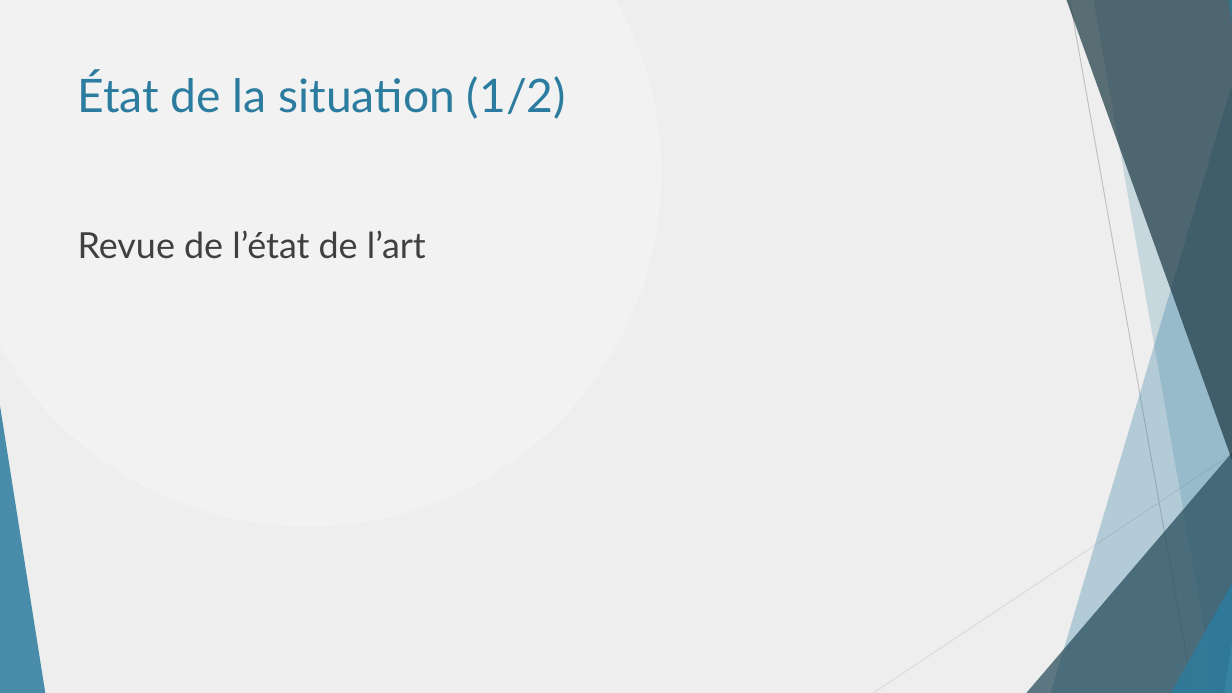
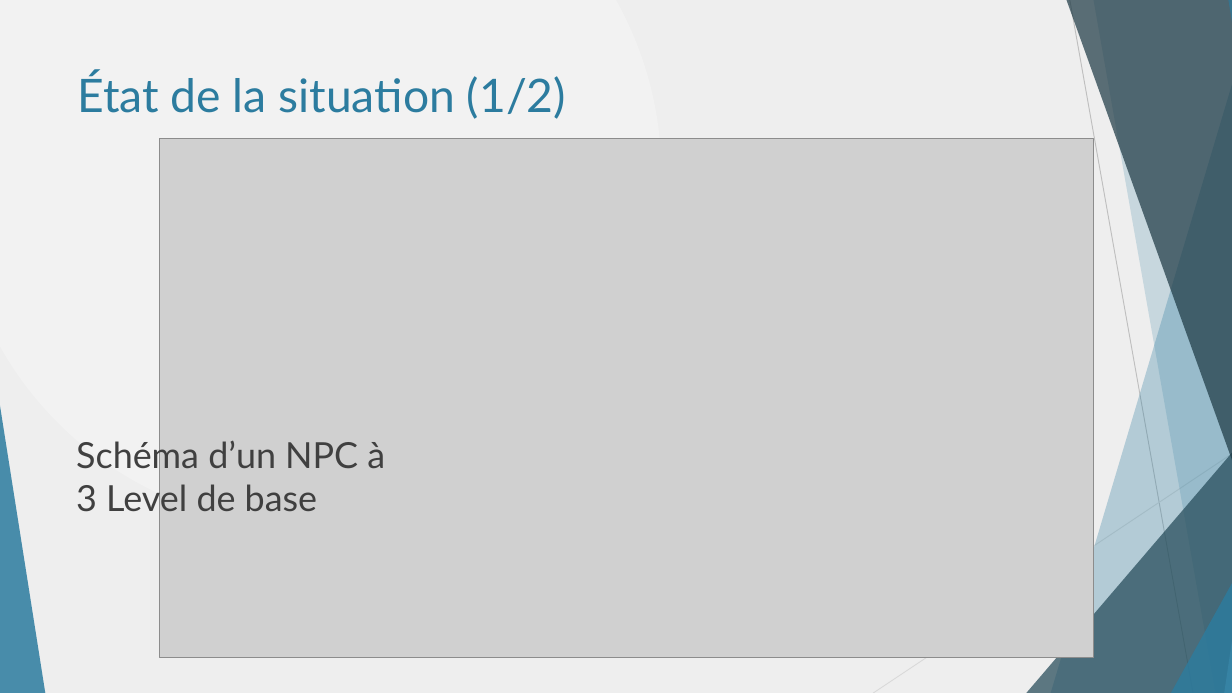
Before and after one commit to danthib76/DesignIV, a slide deck: slide 9 of Remise/Remise 1/Presentation_Remise_1.pptx. Drawn at 1232x693 pixels with LibreOffice and Linux fonts; fonts in the diff are those of the drawing; grey boxes stand for pictures. Boxes give left, top, right and bottom in pixels: in the first picture for what was removed or moved away, otherwise in the second. Text is boxed around its words. In the diff, an @@ line names an element or a change of style, - is before the commit and + after.

Commit message:
Simulation et revue de l'art
J'ai pas réussie à faire fonctionner la simulation à un bras à cause de
la commande plus compliqué que je m'attendais. J'ia plutôt rajouter au
schéma levelnpc la commande pour triphasé se qui fonctionne plus ou
moins.

```diff
--- a/Remise/Remise 1/Presentation_Remise_1.pptx
+++ b/Remise/Remise 1/Presentation_Remise_1.pptx
@@ picture added at [159, 139, 1093, 658] @@
@@ text at [76, 437, 385, 518]: text changed @@
-Revue de l’état de l’art
+Schéma d’un NPC à 3 Level de base
```
Also in this commit, not shown: 5 other slides changed, 2 other files.
